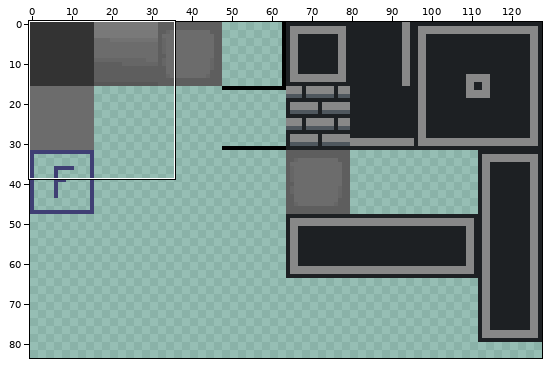
Sprite sheet: assets/tilesheet.png. The first picture is a wide view before the edit; the outline marks the close-up.
Close-up. As it was:
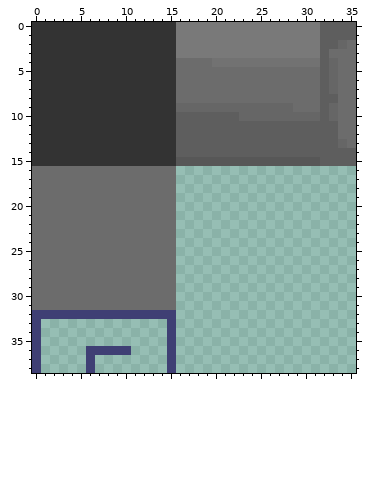
The file is 128x128 pixels. Colours within 5 levels of each other are drawn and written as one. Shown: x 0..35, y 0..38. The wide view leaves out empty margins.
Now the later version:
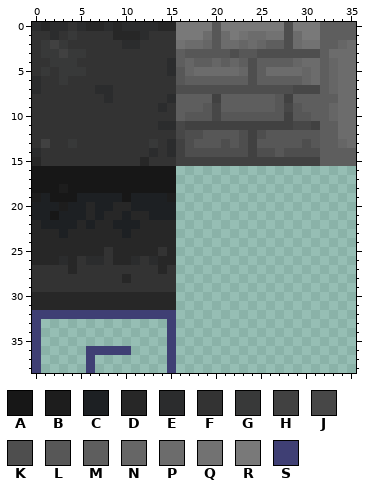
Palette (. is transparent): A #171717  B #1d1d1d  C #1d2023  D #272727  E #2b2c2d  F #333333  G #383939  H #414141  J #474747  K #4e4e4e  L #575757  M #5e5e5e  N #666666  P #6c6c6c  Q #727272  R #797979  S #3f3f74
Change:
y 0: x 0..3 FFFF -> EDEE; x 5..15 FFFFFFFFFFF -> EDDEDEEEEDD; x 20 R -> L; x 28 R -> K
y 1: x 2 F -> E; x 4 F -> G; x 9..12 FFFF -> DDDE; x 19..21 RRR -> PLP; x 23..29 RRRRRRR -> QPPQQKP
y 2: x 1..3 FFF -> GHG; x 10..11 FF -> EE; x 16..31 RRRRRRRRRRRRRRRR -> QPPNLPPNPNMMKPQQ
y 3: x 1..5 FFFFF -> GGHGG; x 16..31 RRRRRRRRRRRRRRRR -> MLLLLLKLLKKKKKKK
y 4: x 2..4 FFF -> GGG; x 15..31 FPPPPQQQQQQQQQQQQ -> EMNMMNMNMKMMMMNPP
y 5: x 1 F -> G; x 3..5 FFF -> GGG; x 15..17 FPP -> ELN; x 23..25 PPP -> NKM; x 30 P -> N
y 6: x 0 F -> E; x 3 F -> G; x 16..30 PPPPPPPPPPPPPPP -> LMMMMMMMKMMMMMN
y 7: x 0 F -> E; x 7..8 FF -> EE; x 16..31 PPPPPPPPPPPPPPPP -> KKKKKKKKKKKKKJJJ
y 8: x 8 F -> E; x 15..31 FPPPPPPPPPPPPPPPP -> EMMMMHMMMMMMLHMMM
y 9: x 14 F -> E; x 16..31 NNNNNNNNNNNNNPPP -> MMMLJMMMMMMLJLMM
y 10: x 17..31 MMMMMMNNNNNNNNN -> LLLJLLLLLLLHLLM
y 11: x 14..31 FFMMMMMMMMMMMMMMMM -> EEJHHHHHHHHHHHHJJH
y 12: x 16..31 MMMMMMMMMMMMMMMM -> JKKLLLLKHKLLLLLL
y 13: x 1 F -> H; x 4 F -> G; x 13 F -> G; x 15..31 FMMMMMMMMMMMMMMMM -> EHKLLLKLKHLLLLLKL
y 14: x 0 F -> E; x 13 F -> E; x 15..31 FMMMMMMMMMMMMMMMM -> EHKKKKKKKHKKLKKKK
y 15: x 0 F -> D; x 12 F -> D; x 16..31 LLLLLLLLLLLLLLLL -> HHHHHHHHHHHHHHHH
y 16..17: x 0..15 PPPPPPPPPPPPPPPP -> AAAAAAAAAAAAAAAA
y 18: x 0..15 PPPPPPPPPPPPPPPP -> AAABAAAAAAAAAAAA
y 19: x 0..15 PPPPPPPPPPPPPPPP -> BCAAACCCCCACCCCB
y 20: x 0..15 PPPPPPPPPPPPPPPP -> CCCBCCDCCDDCCCCC
y 21: x 0..15 PPPPPPPPPPPPPPPP -> CCACCCDCDDCDDCCC
y 22: x 0..15 PPPPPPPPPPPPPPPP -> DCCCCDCDDCCCDDDD
y 23: x 0..15 PPPPPPPPPPPPPPPP -> DDDCDDDDDDCDDDDD
y 24: x 0..15 PPPPPPPPPPPPPPPP -> DDDDDDDDDDDDDDDD
y 25: x 0..15 PPPPPPPPPPPPPPPP -> DDDDDDDDFDDDDDFD
y 26: x 0..15 PPPPPPPPPPPPPPPP -> DDDEDFEEFDDEFEDD
y 27: x 0..15 PPPPPPPPPPPPPPPP -> FFFFDFFFFFFFFFDF
y 28: x 0..15 PPPPPPPPPPPPPPPP -> FFFFFFFFFFDFFFFF
y 29: x 0..15 PPPPPPPPPPPPPPPP -> FFFFFFFFFFFFFFFF
y 30..31: x 0..15 PPPPPPPPPPPPPPPP -> DDDDDDDDDDDDDDDD
